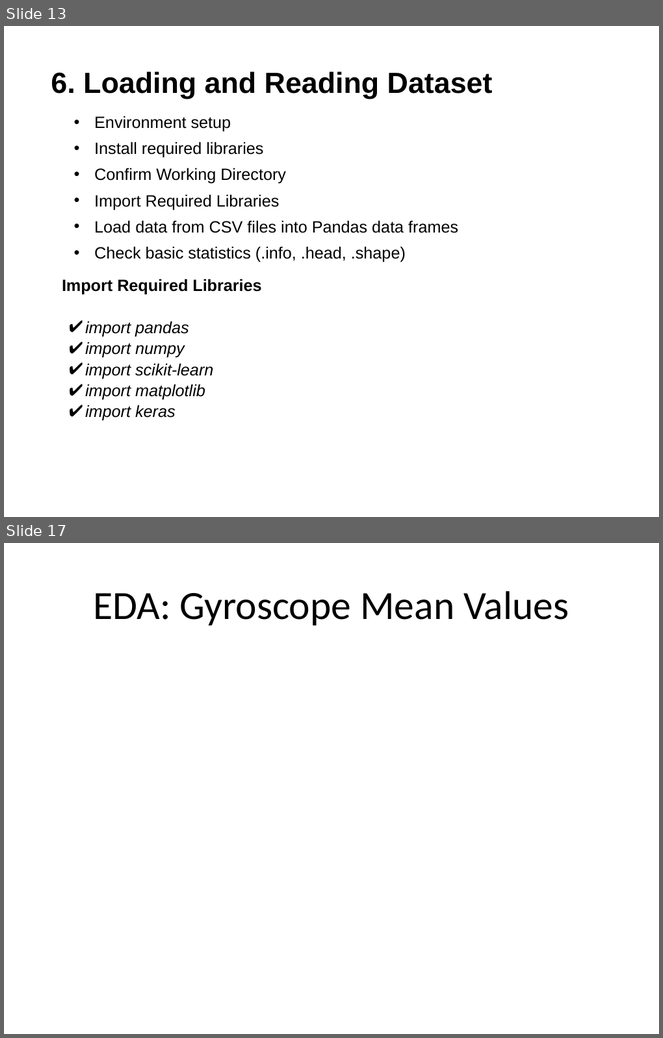
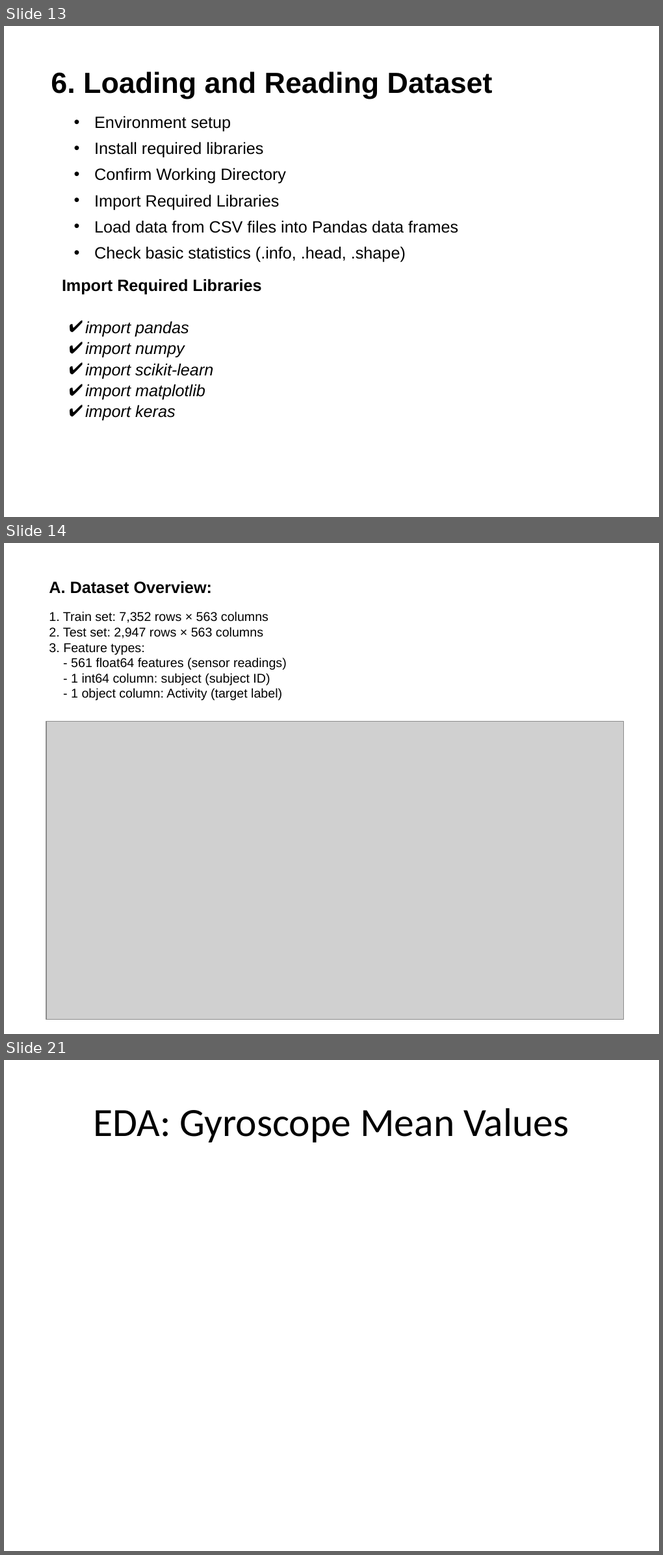
Before and after one commit to 2023aiml073/-Human-Activity-Recognition-for-Health-Monitoring-Using-Wearable-Devices, a slide deck: Document/Cohort11_Group6_CapstoneProject_Presentation.pptx. Shown one above the other, each under a label of ours: slides 13 and 17 before the commit, slides 13, 14 and 21 after it; the slides between them are not shown. The pictures are 663x1038 and 663x1555 pixels, drawn with LibreOffice and Linux fonts; fonts in the diff are those of the drawing; grey boxes stand for pictures. Boxes give left, top, right and bottom in pixels: in the first picture for what was removed or moved away, otherwise in the second. Text is boxed around its words. In the diff, an @@ line names an element or a change of style, - is before the commit and + after.

```diff
--- a/Document/Cohort11_Group6_CapstoneProject_Presentation.pptx
+++ b/Document/Cohort11_Group6_CapstoneProject_Presentation.pptx
@@ slide 14 added at <box>4,543,659,1034</box>, background #FFFFFF @@
@@ text added at <box>49,581,287,700</box>, 14 pt, text #000000 @@
+A. Dataset Overview:
+1. Train set: 7,352 rows × 563 columns
+2. Test set: 2,947 rows × 563 columns
+3. Feature types:
+- 561 float64 features (sensor readings)
+- 1 int64 column: subject (subject ID)
+- 1 object column: Activity (target label)
@@ picture added at <box>47,721,625,1020</box> @@
@@ what was slide 17 is now slide 21 @@
```
Also in this commit, not shown: 3 slides changed, 4 other slides added, 1 slide removed, 1 other file.
